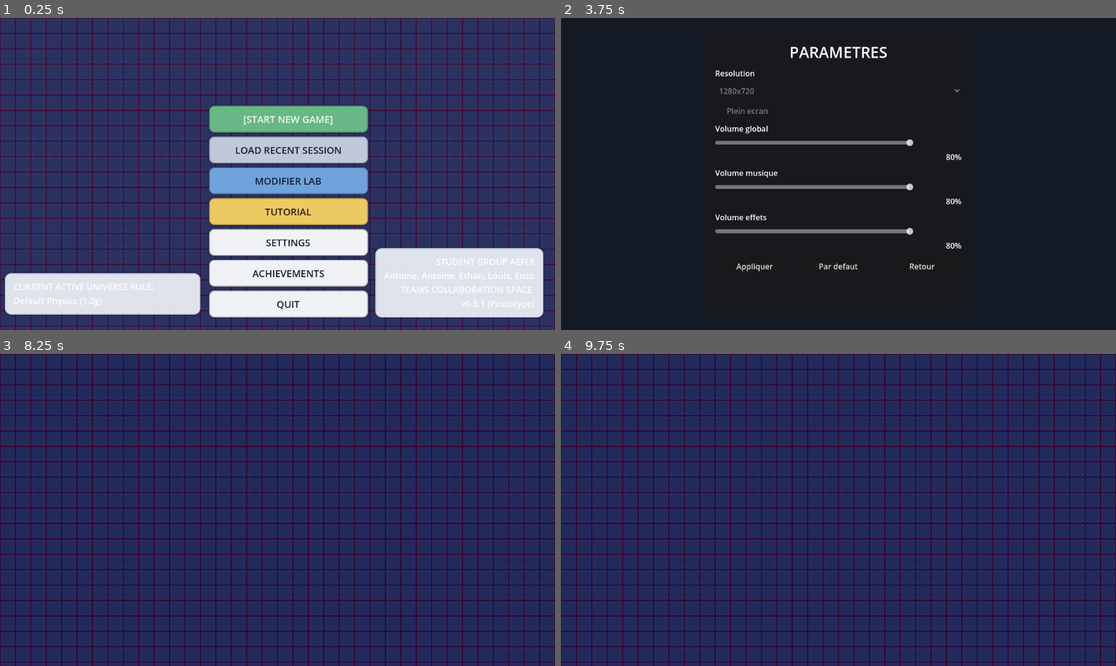
Above: before the commit, frames 1-4 (two rows, left to right).
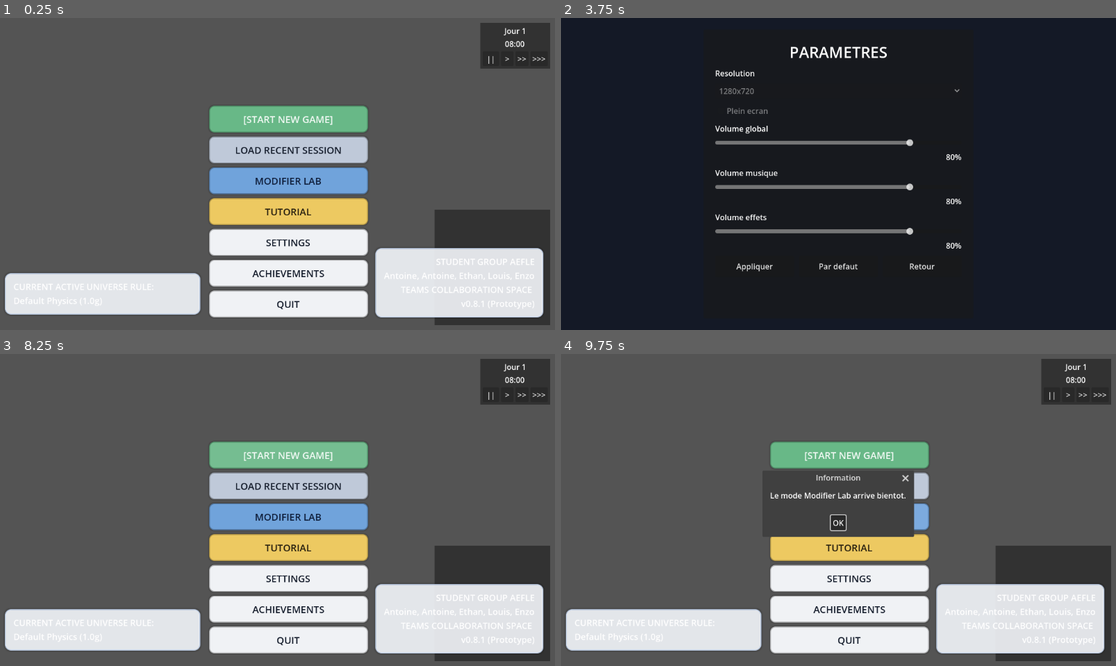
Above: after the commit, the same moments.

Repository: AApoLLoo/Projet
Game: Godot game, scene res://scene/main_menu.tscn
Same seed, same stepped clock (60 frames per second), same inputs: the game is played once before the commit and once after it.
Inputs (mouse positions are in pixels of both pictures, inside the frame that each line leads up to):
- Up to frame 1 (0.25 s): no input
- Up to frame 2 (3.75 s): click (1049, 58) at 0.5 s, where only the run after the commit has a clickable "||"; click (1066, 58) at 1.25 s, where only the run after the commit has a clickable ">"; click (1082, 58) at 2 s, where only the run after the commit has a clickable ">>"; click (1099, 58) at 2.75 s, where only the run after the commit has a clickable ">>>"; click "SETTINGS" at 3.5 s
- Up to frame 3 (8.25 s): click "Appliquer" at 4.25 s; click "OK" at 5 s; click "Par defaut" at 5.75 s; click "OK" at 6.5 s; click "Retour" at 7.25 s; click "[START NEW GAME]" at 8 s
- Up to frame 4 (9.75 s): click (849, 453) at 8.75 s, where only the run after the commit has a clickable "[START NEW GAME]"; click (849, 516) at 9.5 s, where only the run after the commit has a clickable "MODIFIER LAB"

The runs differ from the first frame. In frame 1, 71% of the frame differs, in the area x 0-100%, y 0-100%; in frame 2, nothing differs; in frame 3, 100%; in frame 4, 100%.
Error after the commit: Parse Error: Identifier "GameManager" not declared in the current scope. (res://script/SaveSystem.gd:142)

Commit message:
Add TimeManager, HUD, day/night and auto lights
Introduce a game time system and UI: add TimeManager (time/day tracking, signals, speed control), HUD scene + script (time/day display, time controls, minimap sync), DayNightCycle and AutoLight scripts (canvas modulate gradient and point light auto toggle). Integrate into level scene (CanvasModulate, PointLight, HUD instance, tileset updates) and project config. Persist time/day/credits in SaveSystem and restore them when loading; add safety null-checks in level.gd and toggle TimeManager.is_time_running on pause/resume. Also add several image assets and their Godot import metadata.

Diff:
--- a/project.godot
+++ b/project.godot
@@ -19,6 +19,7 @@
 
 SaveSystem="*res://script/SaveSystem.gd"
 SettingsManager="*res://script/SettingsManager.gd"
+TimeManager="*res://script/TimeManager.gd"
 
 [physics]
 
--- /dev/null
+++ b/scene/hud.tscn
@@ -0,0 +1,108 @@
+[gd_scene load_steps=2 format=3]
+
+[ext_resource type="Script" path="res://script/HUD.gd" id="1_hud"]
+
+[node name="HUD" type="CanvasLayer"]
+script = ExtResource("1_hud")
+
+[node name="MarginContainer" type="MarginContainer" parent="."]
+anchors_preset = 1
+anchor_left = 1.0
+anchor_right = 1.0
+offset_left = -160.0
+offset_bottom = 90.0
+grow_horizontal = 0
+theme_override_constants/margin_left = 10
+theme_override_constants/margin_top = 10
+theme_override_constants/margin_right = 10
+theme_override_constants/margin_bottom = 10
+
+[node name="ColorRect" type="ColorRect" parent="MarginContainer"]
+layout_mode = 2
+color = Color(0.12549, 0.12549, 0.12549, 0.784314)
+
+[node name="MarginContainer" type="MarginContainer" parent="MarginContainer"]
+layout_mode = 2
+theme_override_constants/margin_left = 5
+theme_override_constants/margin_top = 5
+theme_override_constants/margin_right = 5
+theme_override_constants/margin_bottom = 5
+
+[node name="VBoxContainer" type="VBoxContainer" parent="MarginContainer/MarginContainer"]
+layout_mode = 2
+
+[node name="DayLabel" type="Label" parent="MarginContainer/MarginContainer/VBoxContainer"]
+unique_name_in_owner = true
+layout_mode = 2
+text = "Jour 1"
+horizontal_alignment = 1
+
+[node name="TimeLabel" type="Label" parent="MarginContainer/MarginContainer/VBoxContainer"]
+unique_name_in_owner = true
+layout_mode = 2
+text = "08:00"
+horizontal_alignment = 1
+
+[node name="HBoxContainer" type="HBoxContainer" parent="MarginContainer/MarginContainer/VBoxContainer"]
+layout_mode = 2
+alignment = 1
+
+[node name="BtnPause" type="Button" parent="MarginContainer/MarginContainer/VBoxContainer/HBoxContainer"]
+unique_name_in_owner = true
+layout_mode = 2
+text = " || "
+
+[node name="BtnX1" type="Button" parent="MarginContainer/MarginContainer/VBoxContainer/HBoxContainer"]
+unique_name_in_owner = true
+layout_mode = 2
+text = " > "
+
+[node name="BtnX2" type="Button" parent="MarginContainer/MarginContainer/VBoxContainer/HBoxContainer"]
+unique_name_in_owner = true
+layout_mode = 2
+text = ">>"
+
+[node name="BtnX4" type="Button" parent="MarginContainer/MarginContainer/VBoxContainer/HBoxContainer"]
+unique_name_in_owner = true
+layout_mode = 2
+text = ">>>"
+
+[node name="MinimapContainer" type="MarginContainer" parent="."]
+anchors_preset = 3
+anchor_left = 1.0
+anchor_top = 1.0
+anchor_right = 1.0
+anchor_bottom = 1.0
+offset_left = -260.0
+offset_top = -260.0
+grow_horizontal = 0
+grow_vertical = 0
+theme_override_constants/margin_left = 10
+theme_override_constants/margin_top = 10
+theme_override_constants/margin_right = 10
+theme_override_constants/margin_bottom = 10
+
+[node name="ColorRect" type="ColorRect" parent="MinimapContainer"]
+layout_mode = 2
+color = Color(0.12549, 0.12549, 0.12549, 0.784314)
+
+[node name="MarginContainer" type="MarginContainer" parent="MinimapContainer"]
+layout_mode = 2
+theme_override_constants/margin_left = 5
+theme_override_constants/margin_top = 5
+theme_override_constants/margin_right = 5
+theme_override_constants/margin_bottom = 5
+
+[node name="SubViewportContainer" type="SubViewportContainer" parent="MinimapContainer/MarginContainer"]
+layout_mode = 2
+stretch = true
+
+[node name="SubViewport" type="SubViewport" parent="MinimapContainer/MarginContainer/SubViewportContainer"]
+transparent_bg = true
+handle_input_locally = false
+size = Vector2i(230, 230)
+render_target_update_mode = 4
+
+[node name="MinimapCamera" type="Camera2D" parent="MinimapContainer/MarginContainer/SubViewportContainer/SubViewport"]
+unique_name_in_owner = true
+zoom = Vector2(0.05, 0.05)
--- a/scene/level.gd
+++ b/scene/level.gd
@@ -30,6 +30,7 @@
 		return
 
 	_build_pause_ui()
+	TimeManager.is_time_running = true
 
 func _unhandled_input(event: InputEvent) -> void:
 	if _preview_mode:
@@ -56,25 +57,39 @@
 	if _preview_mode:
 		return
 
+	TimeManager.is_time_running = false
 	_save_current_state()
 
 func _apply_start_state() -> void:
 	var start_state: Dictionary = SaveSystem.get_menu_preview_state() if _preview_mode else SaveSystem.get_level_start_state()
 	var floor_script: Object = _floor
-	if floor_script.has_method("apply_saved_state"):
+	if floor_script and floor_script.has_method("apply_saved_state"):
 		floor_script.call("apply_saved_state", start_state)
 
 	var camera_script: Object = _camera
-	if camera_script.has_method("refresh_limits"):
+	if camera_script and camera_script.has_method("refresh_limits"):
 		camera_script.call("refresh_limits")
 
 	var camera_x: float = _to_float(start_state.get("camera_x"), 576.0)
 	var camera_y: float = _to_float(start_state.get("camera_y"), 324.0)
 	var camera_position: Vector2 = Vector2(camera_x, camera_y)
-	if camera_script.has_method("set_camera_world_position"):
+	if camera_script and camera_script.has_method("set_camera_world_position"):
 		camera_script.call("set_camera_world_position", camera_position)
 	else:
 		_camera.global_position = camera_position
+
+	TimeManager.current_day = start_state.get("game_day", 1)
+	TimeManager.current_time = start_state.get("game_time", 8.0)
+
+	if GameManager:
+		GameManager.credits = start_state.get("credits", 12500.0)
+		GameManager.resources_updated.emit()
+
+	# Forcer la mise à jour de l'UI
+	var hour: int = int(TimeManager.current_time)
+	var minute: int = int((TimeManager.current_time - hour) * 60)
+	TimeManager.time_changed.emit(hour, minute)
+	TimeManager.day_changed.emit(TimeManager.current_day)
 
 func _disable_preview_interactions() -> void:
 	set_process_unhandled_input(false)
@@ -200,6 +215,7 @@
 
 func _open_pause_menu() -> void:
 	_is_paused = true
+	TimeManager.is_time_running = false
 	_set_gameplay_enabled(false)
 	if _pause_backdrop != null:
 		_pause_backdrop.visible = true
@@ -208,6 +224,7 @@
 
 func _resume_game() -> void:
 	_is_paused = false
+	TimeManager.is_time_running = true
 	_set_gameplay_enabled(true)
 	if _pause_panel != null:
 		_pause_panel.visible = false
@@ -369,15 +386,15 @@
 func _collect_floor_state() -> Dictionary:
 	var floor_state: Dictionary = {}
 	var floor_script: Object = _floor
-	if floor_script.has_method("get_generation_state"):
+	if floor_script and floor_script.has_method("get_generation_state"):
 		var state_result: Variant = floor_script.call("get_generation_state")
 		floor_state = _to_dictionary(state_result)
 	return floor_state
 
 func _collect_camera_position() -> Vector2:
-	var camera_position: Vector2 = _camera.global_position
+	var camera_position: Vector2 = _camera.global_position if _camera else Vector2.ZERO
 	var camera_script: Object = _camera
-	if camera_script.has_method("get_camera_world_position"):
+	if camera_script and camera_script.has_method("get_camera_world_position"):
 		var position_result: Variant = camera_script.call("get_camera_world_position")
 		camera_position = _to_vector2(position_result, camera_position)
 	return camera_position
--- a/scene/level.tscn
+++ b/scene/level.tscn
@@ -1,31 +1,53 @@
 [gd_scene format=3 uid="uid://b4bnjoqf12g83"]
 
-[ext_resource type="Texture2D" uid="uid://31twxhbxjm57" path="res://asset/IndustrialTile_14.png" id="1_bllo7"]
-[ext_resource type="Script" uid="uid://d2gs4e03solck" path="res://scene/floor.gd" id="2_0vq05"]
-[ext_resource type="Script" path="res://scene/camera_controller.gd" id="3_0bn3b"]
-[ext_resource type="Script" path="res://scene/level.gd" id="4_q3wyj"]
+[ext_resource type="Script" uid="uid://k84hls15n7gq" path="res://scene/camera_controller.gd" id="3_0bn3b"]
+[ext_resource type="Script" uid="uid://dokhhfob5h6be" path="res://scene/level.gd" id="4_q3wyj"]
+[ext_resource type="Script" uid="uid://bx6id27enx61e" path="res://script/DayNightCycle.gd" id="5_ukt71"]
+[ext_resource type="Texture2D" uid="uid://31twxhbxjm57" path="res://asset/IndustrialTile_14.png" id="6_bddx0"]
+[ext_resource type="Script" uid="uid://dicss5mejclyn" path="res://script/AutoLight.gd" id="6_ismto"]
+[ext_resource type="PackedScene" path="res://scene/hud.tscn" id="7_bddx0"]
 
-[sub_resource type="TileSetAtlasSource" id="TileSetAtlasSource_vqrxs"]
-texture = ExtResource("1_bllo7")
-texture_region_size = Vector2i(32, 32)
+[sub_resource type="Gradient" id="Gradient_bddx0"]
+offsets = PackedFloat32Array(0, 0.5106383, 1)
+colors = PackedColorArray(0.14117648, 0, 0.5137255, 1, 0.97082883, 0.5449091, 0.08165432, 1, 0.14117648, 0, 0.5137255, 1)
+
+[sub_resource type="Gradient" id="Gradient_u2b8d"]
+colors = PackedColorArray(1, 1, 1, 1, 1, 1, 1, 1)
+
+[sub_resource type="GradientTexture2D" id="GradientTexture2D_aw33w"]
+gradient = SubResource("Gradient_u2b8d")
+fill_from = Vector2(0, 1)
+
+[sub_resource type="TileSetAtlasSource" id="TileSetAtlasSource_u2b8d"]
+texture = ExtResource("6_bddx0")
 0:0/0 = 0
 1:0/0 = 0
 0:1/0 = 0
 1:1/0 = 0
 
-[sub_resource type="TileSet" id="TileSet_ut75f"]
-tile_size = Vector2i(32, 32)
-sources/1 = SubResource("TileSetAtlasSource_vqrxs")
+[sub_resource type="TileSet" id="TileSet_aw33w"]
+sources/0 = SubResource("TileSetAtlasSource_u2b8d")
 
 [node name="Level" type="Node2D" unique_id=1328862578]
 script = ExtResource("4_q3wyj")
 
-[node name="Floor" type="TileMapLayer" parent="." unique_id=544265434]
-tile_set = SubResource("TileSet_ut75f")
-script = ExtResource("2_0vq05")
-grid_width = 1000
-grid_height = 1000
-
-[node name="Camera2D" type="Camera2D" parent="."]
+[node name="Camera2D" type="Camera2D" parent="." unique_id=1860478233]
 position = Vector2(576, 324)
 script = ExtResource("3_0bn3b")
+floor_path = NodePath("")
+
+[node name="CanvasModulate" type="CanvasModulate" parent="." unique_id=1676232311]
+script = ExtResource("5_ukt71")
+day_night_gradient = SubResource("Gradient_bddx0")
+
+[node name="PointLight2D" type="PointLight2D" parent="." unique_id=1264541095]
+position = Vector2(579.75, 328.25)
+scale = Vector2(17.914063, 10.1171875)
+texture = SubResource("GradientTexture2D_aw33w")
+script = ExtResource("6_ismto")
+
+[node name="HUD" parent="PointLight2D" unique_id=667082562 instance=ExtResource("7_bddx0")]
+
+[node name="TileMap" type="TileMap" parent="." unique_id=1216546062]
+tile_set = SubResource("TileSet_aw33w")
+format = 2
--- a/scene/main_menu.gd
+++ b/scene/main_menu.gd
@@ -290,9 +290,10 @@
 
 	var level_scene: PackedScene = level_scene_resource
 	var level_instance: Node = level_scene.instantiate()
-	if level_instance.has_method("set_preview_mode"):
+	if level_instance and level_instance.has_method("set_preview_mode"):
 		level_instance.call("set_preview_mode", true)
-	_preview_viewport.add_child(level_instance)
+	if level_instance:
+		_preview_viewport.add_child(level_instance)
 
 func _format_saved_time(saved_at_unix: int) -> String:
 	if saved_at_unix <= 0:
--- /dev/null
+++ b/script/AutoLight.gd
@@ -0,0 +1,13 @@
+extends PointLight2D
+
+@export var turn_on_hour: float = 19.0 # S'allume à 19h00
+@export var turn_off_hour: float = 7.0 # S'éteint à 07h00
+
+func _process(_delta: float) -> void:
+	var current_hour = TimeManager.current_time
+
+	# Gère les lumières qui doivent rester allumées en traversant le minuit (ex: 19h à 7h)
+	if turn_on_hour > turn_off_hour:
+		enabled = current_hour >= turn_on_hour or current_hour < turn_off_hour
+	else:
+		enabled = current_hour >= turn_on_hour and current_hour < turn_off_hour
--- /dev/null
+++ b/script/DayNightCycle.gd
@@ -0,0 +1,15 @@
+extends CanvasModulate
+
+@export var day_night_gradient: Gradient
+
+func _ready() -> void:
+	if not day_night_gradient:
+		push_warning("Aucun Gradient assigné pour le cycle Jour/Nuit !")
+
+func _process(_delta: float) -> void:
+	if day_night_gradient:
+		# get_time_ratio() the ratio between 0.0 and 1.0 representing the 24h cycle
+		var ratio = TimeManager.get_time_ratio()
+
+		# Sample the gradient based on the time of the day
+		color = day_night_gradient.sample(ratio)
--- /dev/null
+++ b/script/HUD.gd
@@ -0,0 +1,49 @@
+extends CanvasLayer
+
+@onready var day_label: Label = %DayLabel
+@onready var time_label: Label = %TimeLabel
+
+@onready var btn_pause: Button = %BtnPause
+@onready var btn_x1: Button = %BtnX1
+@onready var btn_x2: Button = %BtnX2
+@onready var btn_x4: Button = %BtnX4
+
+@onready var minimap_camera: Camera2D = %MinimapCamera
+
+func _ready() -> void:
+	# Connexion aux signaux du TimeManager
+	TimeManager.time_changed.connect(_on_time_changed)
+	TimeManager.day_changed.connect(_on_day_changed)
+
+	# Boutons de contrôle du temps
+	btn_pause.pressed.connect(func(): TimeManager.time_speed = 0.0)
+	btn_x1.pressed.connect(func(): TimeManager.time_speed = 1.0)
+	btn_x2.pressed.connect(func(): TimeManager.time_speed = 2.0)
+	btn_x4.pressed.connect(func(): TimeManager.time_speed = 4.0)
+
+	# Initialisation avec les valeurs actuelles au lancement
+	_update_day_display(TimeManager.current_day)
+
+	# Calculer manuellement l'heure pour la toute première frame (avant le premier signal Emit)
+	var hour: int = int(TimeManager.current_time)
+	var minute: int = int((TimeManager.current_time - hour) * 60)
+	_update_time_display(hour, minute)
+
+func _process(_delta: float) -> void:
+	# Synchroniser la caméra de la minimap avec la caméra principale
+	var main_camera = get_viewport().get_camera_2d()
+	if main_camera and is_instance_valid(main_camera):
+		minimap_camera.global_position = main_camera.global_position
+
+func _on_time_changed(hour: int, minute: int) -> void:
+	_update_time_display(hour, minute)
+
+func _on_day_changed(day: int) -> void:
+	_update_day_display(day)
+
+func _update_time_display(hour: int, minute: int) -> void:
+	# Formatage avec des zéros (ex: 08:05)
+	time_label.text = "%02d:%02d" % [hour, minute]
+
+func _update_day_display(day: int) -> void:
+	day_label.text = "Jour %d" % day
--- a/script/SaveSystem.gd
+++ b/script/SaveSystem.gd
@@ -137,6 +137,10 @@
 	state["chunk_size"] = _to_int(floor_state.get("chunk_size"), DEFAULT_CHUNK_SIZE)
 	state["active_chunk_radius"] = _to_int(floor_state.get("active_chunk_radius"), DEFAULT_ACTIVE_CHUNK_RADIUS)
 	state["saved_at_unix"] = int(Time.get_unix_time_from_system())
+	state["game_day"] = TimeManager.current_day
+	state["game_time"] = TimeManager.current_time
+	if GameManager:
+		state["credits"] = GameManager.credits
 	state["save_name"] = final_name
 	save_slot_state(normalized_slot_id, state)
 	return normalized_slot_id
@@ -216,6 +220,9 @@
 	state["camera_y"] = DEFAULT_CAMERA_Y
 	state["saved_at_unix"] = 0
 	state["save_name"] = ""
+	state["game_day"] = 1
+	state["game_time"] = 8.0
+	state["credits"] = GameManager.credits if GameManager else 12500.0
 	return state
 
 func _sanitize_state(raw_state: Dictionary) -> Dictionary:
@@ -228,6 +235,9 @@
 	state["camera_x"] = _to_float(raw_state.get("camera_x"), DEFAULT_CAMERA_X)
 	state["camera_y"] = _to_float(raw_state.get("camera_y"), DEFAULT_CAMERA_Y)
 	state["saved_at_unix"] = max(0, _to_int(raw_state.get("saved_at_unix"), 0))
+	state["game_day"] = max(1, _to_int(raw_state.get("game_day"), 1))
+	state["game_time"] = _to_float(raw_state.get("game_time"), 8.0)
+	state["credits"] = _to_float(raw_state.get("credits"), 12500.0)
 	var raw_name: String = _variant_to_string(raw_state.get("save_name"), _default_save_name())
 	state["save_name"] = _sanitize_save_name(raw_name, _default_save_name())
 	return state
--- /dev/null
+++ b/script/TimeManager.gd
@@ -0,0 +1,34 @@
+extends Node
+
+# Signaux pour mettre à jour l'UI ou déclencher des événements
+signal time_changed(hour: int, minute: int)
+signal day_changed(day: int)
+
+@export var time_multiplier: float = 60.0 # 1 sec réelle = 60 sec en jeu (1 minute)
+var current_time: float = 8.0 # On commence à 8h00 du matin
+var current_day: int = 1
+var is_time_running: bool = false # Le temps est arrêté par défaut (ex: dans les menus)
+var time_speed: float = 1.0 # Vitesse du temps (0.0 = pause, 1.0 = normal, 2.0 = rapide, etc.)
+
+func _process(delta: float) -> void:
+	if not is_time_running or time_speed <= 0.0:
+		return
+
+	# Convertir le delta en heures in-game
+	current_time += (delta * time_multiplier * time_speed) / 3600.0
+	current_time += (delta * time_multiplier) / 3600.0
+
+	# Gestion du changement de jour
+	if current_time >= 24.0:
+		current_time -= 24.0
+		current_day += 1
+		day_changed.emit(current_day)
+
+	# Calcul pour l'interface utilisateur
+	var hour: int = int(current_time)
+	var minute: int = int((current_time - hour) * 60)
+	time_changed.emit(hour, minute)
+
+# Retourne une valeur entre 0.0 et 1.0 pour interpoler les couleurs
+func get_time_ratio() -> float:
+	return current_time / 24.0
Binary file added: asset/Gemini_Generated_Image_72heu472heu472he.png
Not shown, added: asset/Gemini_Generated_Image_72heu472heu472he.png.import
Binary file added: asset/Untitled.jpg
Not shown, added: asset/Untitled.jpg.import
Binary file added: asset/elements_sol_usine.png
Not shown, added: asset/elements_sol_usine.png.import
Binary file added: asset/test.png
Not shown, added: asset/test.png.import
Not shown, added: script/AutoLight.gd.uid
Not shown, added: script/DayNightCycle.gd.uid
Not shown, added: script/HUD.gd.uid
Not shown, added: script/TimeManager.gd.uid
